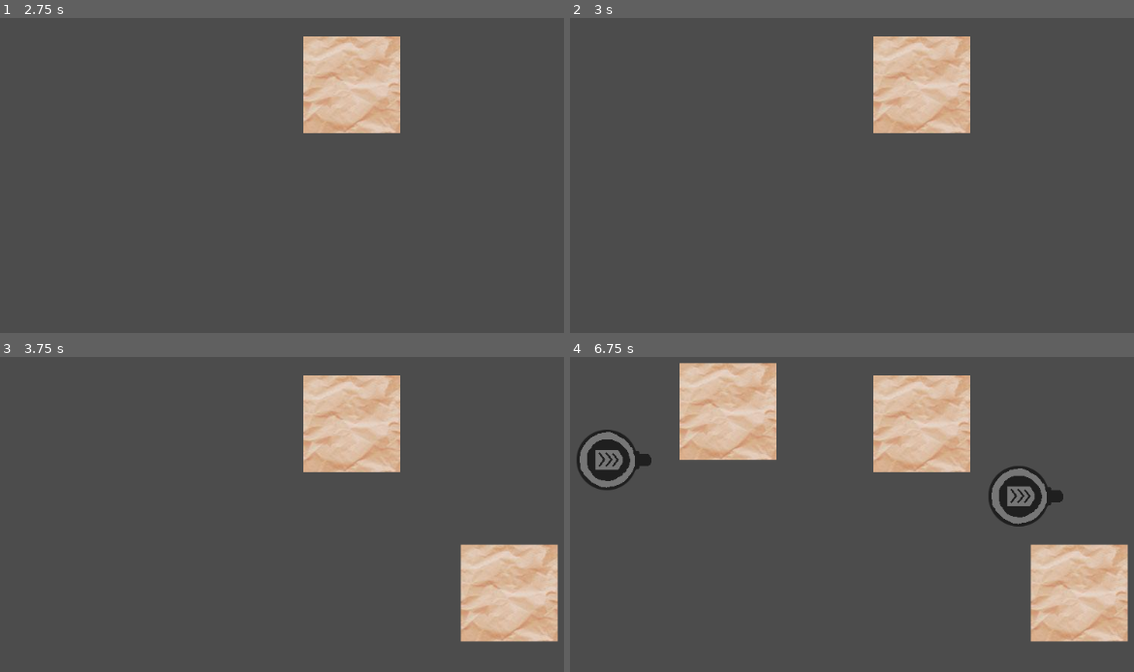
Above: before the commit, frames 1-4 (two rows, left to right).
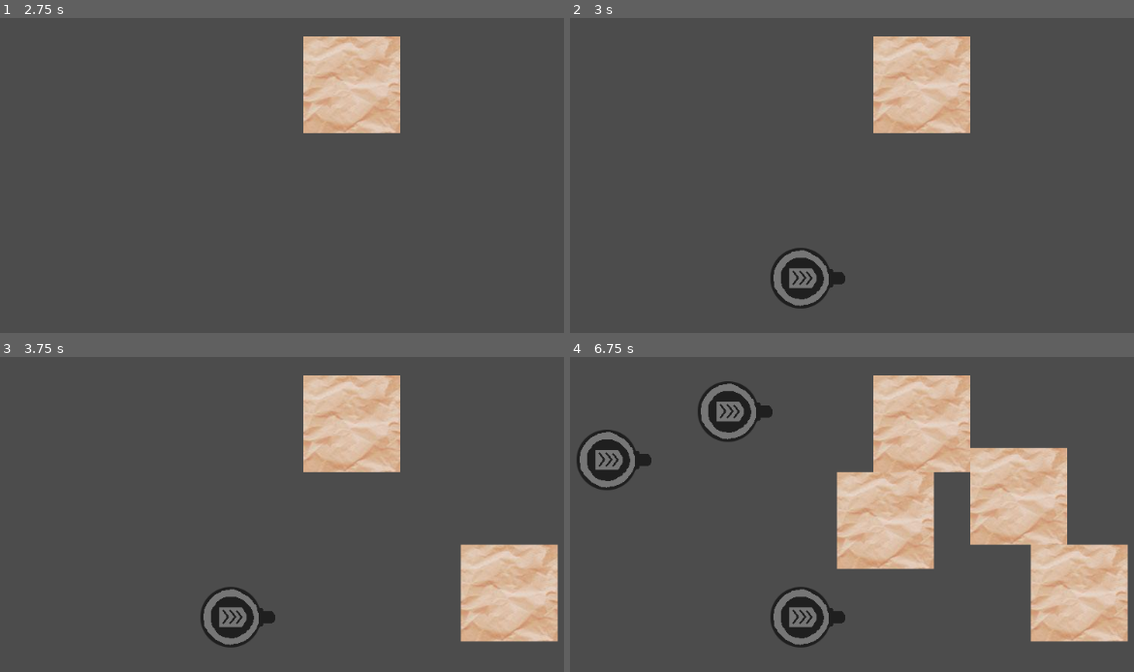
Above: after the commit, the same moments.

Repository: warriormaster12/SlimeNation
Game: Godot game, scene res://PhaseBuild/Root/Root.tscn
Two runs of this game, one before a commit and one after it. Both use one fixed random seed, a clock stepped at 60 frames per second and the inputs below. The engine's default icon, where the game draws it, is replaced by a stand-in: a white triangle on a blue panel in a dark square.
Inputs (mouse positions are in pixels of both pictures, inside the frame that each line leads up to):
- Up to frame 1 (2.75 s): tap Enter at 0.5, 2 s; move the mouse to (451, 169) at 0.52 s; tap T at 0.6, 1.55, 2.3 s; click (451, 169) at 0.67 s; tap Space at 1.25 s; move the mouse to (124, 213) at 1.27 s; click (124, 213) at 1.35 s; move the mouse to (355, 90) at 2.02 s; tap Mouse wheel down (game_build_select_next_trap) at 2.1 s; click (355, 90) at 2.17 s
- Up to frame 2 (3 s): tap Space at 2.75 s; move the mouse to (812, 282) at 2.77 s; tap Mouse wheel up (game_build_select_prev_trap) at 2.85 s; click (812, 282) at 2.92 s
- Up to frame 3 (3.75 s): tap T at 3.05 s; tap Enter at 3.5 s; move the mouse to (513, 596) at 3.52 s; hold 1 (game_build_select_trap_1) from 3.53 s (still down); click (513, 596) at 3.67 s
- Up to frame 4 (6.75 s): tap T every 0.75 s from 3.8 to 6.05 s; tap Space at 4.25 s; move the mouse to (615, 460) at 4.27 s; release 1 (game_build_select_trap_1) at 4.28 s; tap 2 (game_build_select_trap_2) at 4.35 s; click (615, 460) at 4.42 s; move the mouse to (885, 530) at 5.02 s; hold 3 (game_build_select_trap_3) 5.03-5.78 s; click (885, 530) at 5.17 s; move the mouse to (733, 416) at 5.77 s; tap 4 (game_build_select_trap_4) at 5.85 s; click (733, 416) at 5.92 s; move the mouse to (1021, 508) at 6.52 s; hold 5 (game_build_select_trap_5) from 6.53 s (still down); click (1021, 508) at 6.67 s

Frame 1 is identical in both runs. In frame 2, 1.6% of the frame differs, in the area x 35-49%, y 72-93%; in frame 3, 1.6%; in frame 4, 18%, in the area x 19-89%, y 1-93%.
Error before the commit: Assertion failed: Trap with id '10' already exists (res://Scripts/Entity/EntityDB.gd:29)

Commit message:
chore: Remove test input binding

Diff:
--- a/SlimeNation/PhaseBuild/Root/InputHandler.gd
+++ b/SlimeNation/PhaseBuild/Root/InputHandler.gd
@@ -7,8 +7,6 @@
 signal select_prev_trap()
 signal toggle_build_menu()
 
-func _ready():
-	pass # Replace with function body.
 
 func _unhandled_input(event):
 	if event.is_action_pressed("game_build_place"):
@@ -41,10 +39,6 @@
 	elif event.is_action_pressed("game_build_menu_toggle"):
 		_log("Emit toggle_build_menu")
 		emit_signal("toggle_build_menu")
-	elif event is InputEventKey and event.is_pressed():
-		if event.scancode == KEY_T:
-			_log("Register new trap 'New' with id '10'")
-			EntityDb.register_trap_id("New", 10)
 
 # Utility
 
